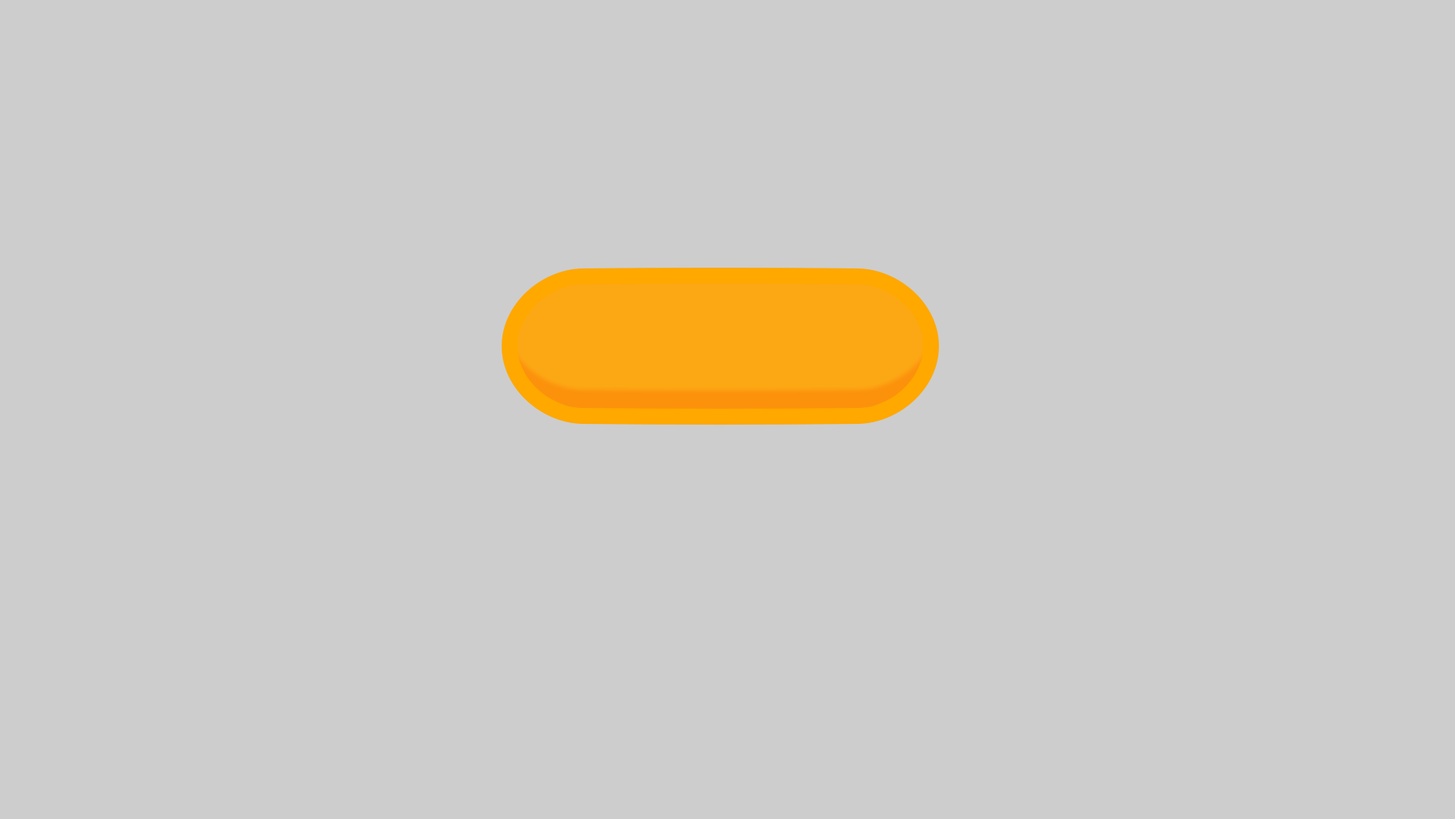
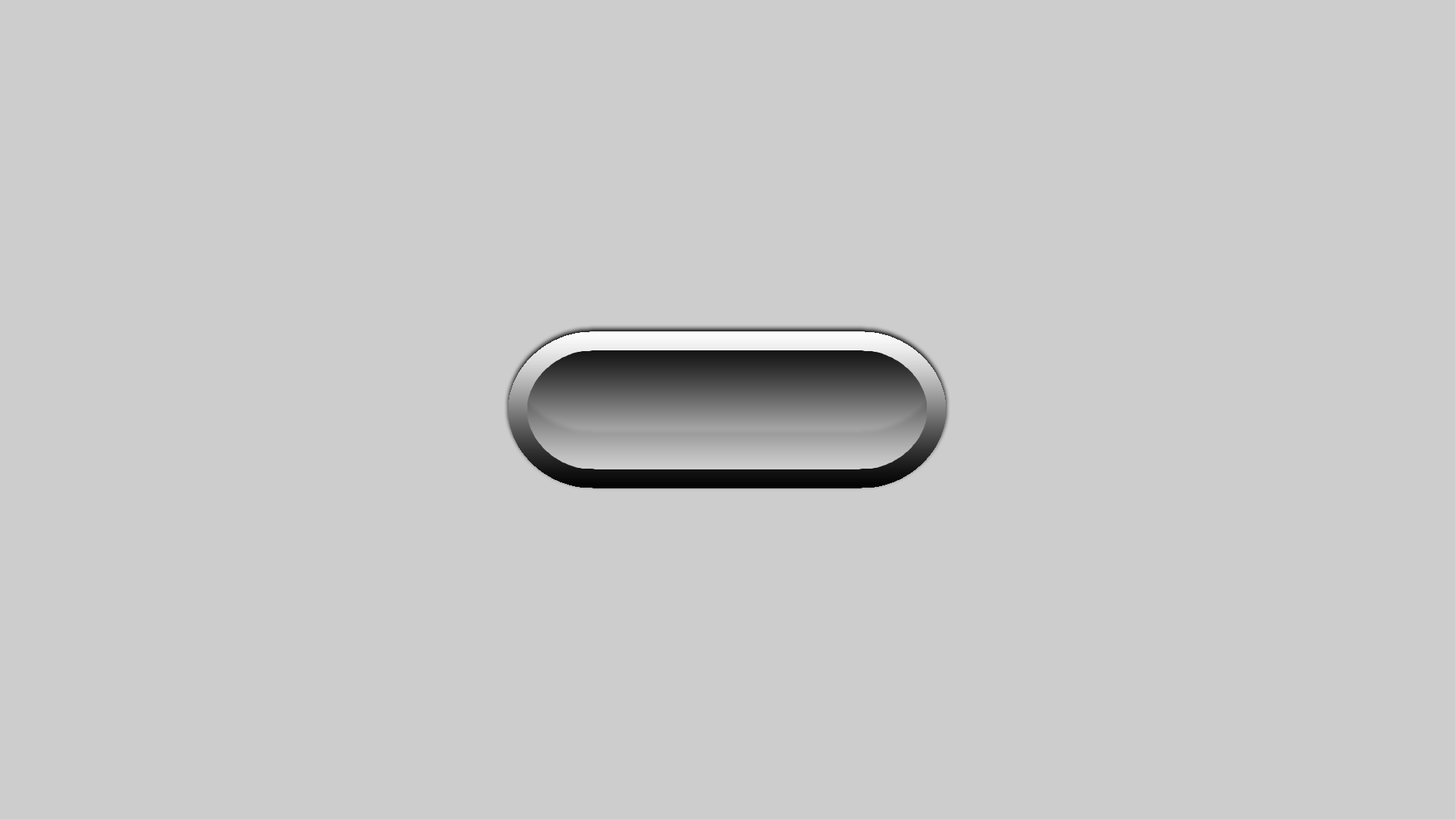
Layer changes from the first (1455, 819) image to the second:
painted on "Rectángulo 1" over (501, 267, 946, 489)
